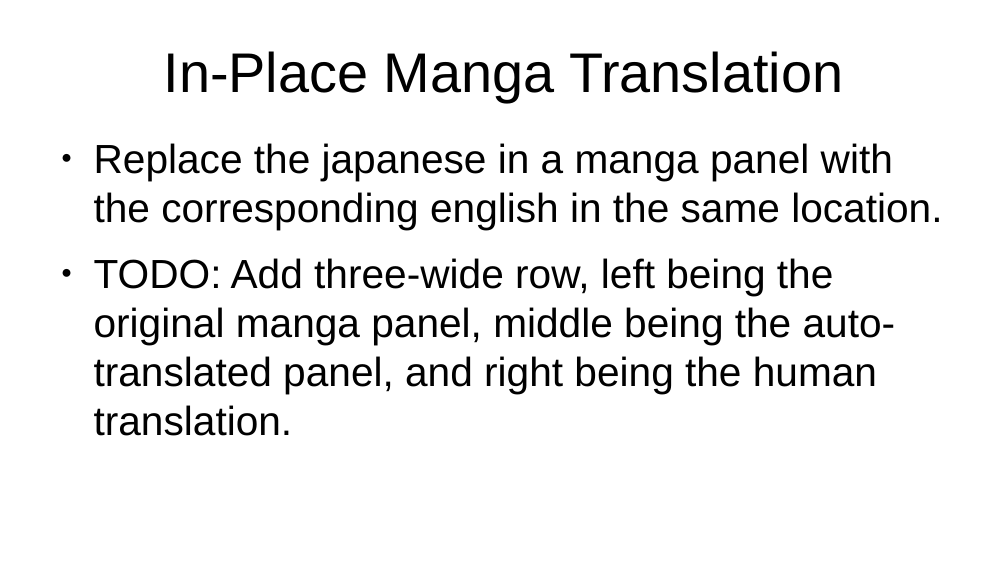
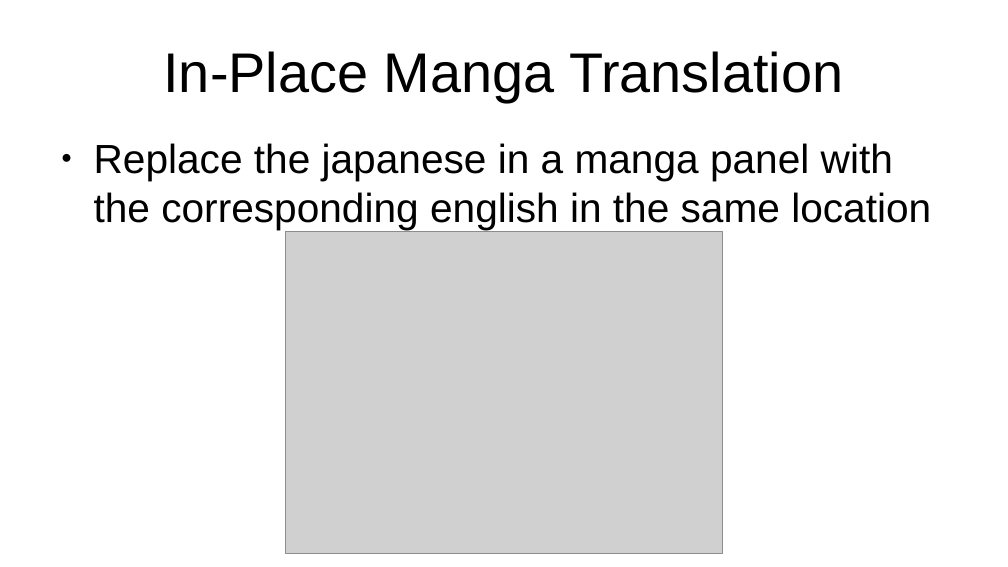
Before and after one commit to kkokilep/Cant-Spell-Anime-Without-AI, a slide deck: slide 18 of presentation/presentation-0.odp. Drawn at 1008x567 pixels with LibreOffice and Linux fonts; fonts in the diff are those of the drawing; grey boxes stand for pictures. Boxes give left, top, right and bottom in pixels: in the first picture for what was removed or moved away, otherwise in the second. Text is boxed around its words. In the diff, an @@ line names an element or a change of style, - is before the commit and + after.

Commit message:
powerpoint_changes

```diff
--- a/presentation/presentation-0.odp
+++ b/presentation/presentation-0.odp
@@ text at (94, 143, 931, 229): text changed @@
-● Replace the japanese in a manga panel with the corresponding english in the same location.
-● TODO: Add three-wide row, left being the original manga panel, middle being the auto-translated panel, and right being the human translation.
+● Replace the japanese in a manga panel with the corresponding english in the same location
@@ picture added at (285, 231, 722, 553) @@
```
Also in this commit, not shown: 20 other slides changed, 1 slide added, 1 slide removed.
